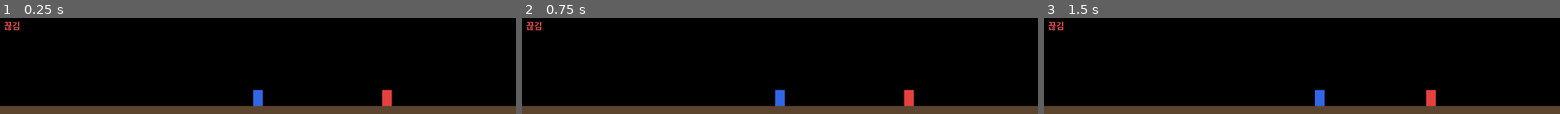
Above: before the commit, frames 1-3 (left to right).
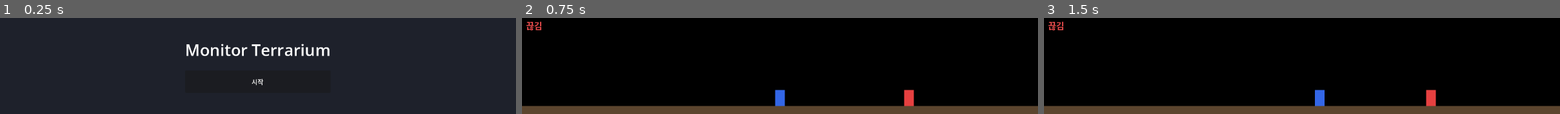
Above: after the commit, the same moments.

Repository: isjkms/Terrarium_Client
Game: Godot game, scene res://menu.tscn
Same seed, same stepped clock (60 frames per second), same inputs: the game is played once before the commit and once after it. Before the commit the project starts from res://main.tscn.
Inputs (mouse positions are in pixels of both pictures, inside the frame that each line leads up to):
- Up to frame 1 (0.25 s): no input
- Up to frame 2 (0.75 s): click (780, 81) at 0.5 s, where only the run after the commit has a clickable "시작"
- Up to frame 3 (1.5 s): tap Enter at 1.25 s; hold Right (ui_right) from 1.28 s (still down); tap T at 1.35 s

The runs differ from the first frame. In frame 1, 99% of the frame differs, in the area x 0-100%, y 0-100%; in frame 2, nothing differs; in frame 3, nothing differs.

Commit message:
[CL-024][feat] 메뉴/설정용 별도 레이아웃(씬) 분리
https://github.com/isjkms/Terrarium_Client/issues/23

Diff:
--- a/main.gd
+++ b/main.gd
@@ -48,8 +48,11 @@
 var _last_sent_floor_x := -1.0
 var _last_sent_facing := ""
 
+## CL-024: 게임 오버레이 창 크기 (project.godot viewport와 일치)
+const GAME_SIZE := Vector2i(1280, 240)
+
 func _ready() -> void:
-	_position_window_bottom()
+	_configure_game_window()
 
 	# CL-017 실험: 캐릭터/바닥 외 영역을 투명하게. project.godot의 transparent 설정과 함께 동작.
 	get_viewport().transparent_bg = true
@@ -57,6 +60,14 @@
 	var err := _ws.connect_to_url(WS_URL)
 	if err != OK:
 		push_error("[WS] 연결 시도 실패: %s" % error_string(err))
+
+func _configure_game_window() -> void:
+	# CL-024: 메뉴 씬에서 변경된 창 설정을 게임 오버레이용으로 되돌린다.
+	DisplayServer.window_set_size(GAME_SIZE)
+	DisplayServer.window_set_flag(DisplayServer.WINDOW_FLAG_TRANSPARENT, true)
+	DisplayServer.window_set_flag(DisplayServer.WINDOW_FLAG_BORDERLESS, true)
+	DisplayServer.window_set_flag(DisplayServer.WINDOW_FLAG_ALWAYS_ON_TOP, _always_on_top)
+	_position_window_bottom()
 
 func _position_window_bottom() -> void:
 	# CL-018: 주 모니터 하단(작업표시줄 제외 usable rect)에 가로 중앙으로 창 배치.
--- /dev/null
+++ b/menu.gd
@@ -0,0 +1,29 @@
+extends Control
+
+## CL-024: 메뉴/설정 화면. 게임 오버레이(1280×240, main.tscn)와 분리된 더 큰 창.
+## 앱 시작 시 이 씬이 먼저 뜨고, "시작"을 누르면 게임 오버레이 씬으로 전환한다.
+const MENU_SIZE := Vector2i(800, 500)
+
+func _ready() -> void:
+	_configure_menu_window()
+
+func _configure_menu_window() -> void:
+	# 게임 오버레이용 창 플래그(투명/borderless/항상위)를 일반 창으로 되돌린다.
+	# project.godot 기본값이 오버레이용이므로 메뉴 진입 시 명시적으로 해제한다.
+	get_viewport().transparent_bg = false
+	DisplayServer.window_set_flag(DisplayServer.WINDOW_FLAG_TRANSPARENT, false)
+	DisplayServer.window_set_flag(DisplayServer.WINDOW_FLAG_BORDERLESS, false)
+	DisplayServer.window_set_flag(DisplayServer.WINDOW_FLAG_ALWAYS_ON_TOP, false)
+	DisplayServer.window_set_size(MENU_SIZE)
+	_center_window()
+
+func _center_window() -> void:
+	var screen := DisplayServer.window_get_current_screen()
+	var usable := DisplayServer.screen_get_usable_rect(screen)
+	var win_size := DisplayServer.window_get_size()
+	var pos := usable.position + (usable.size - win_size) / 2
+	DisplayServer.window_set_position(pos)
+
+func _on_start_pressed() -> void:
+	# 게임 오버레이 씬으로 전환. 창 재설정은 main.gd가 담당한다.
+	get_tree().change_scene_to_file("res://main.tscn")
--- /dev/null
+++ b/menu.tscn
@@ -0,0 +1,40 @@
+[gd_scene format=3 uid="uid://cnal08c0udi1j"]
+
+[ext_resource type="Script" path="res://menu.gd" id="1_menu"]
+
+[node name="Menu" type="Control"]
+layout_mode = 3
+anchors_preset = 15
+anchor_right = 1.0
+anchor_bottom = 1.0
+script = ExtResource("1_menu")
+
+[node name="Background" type="ColorRect" parent="."]
+layout_mode = 1
+anchors_preset = 15
+anchor_right = 1.0
+anchor_bottom = 1.0
+color = Color(0.12, 0.13, 0.17, 1)
+
+[node name="Center" type="CenterContainer" parent="."]
+layout_mode = 1
+anchors_preset = 15
+anchor_right = 1.0
+anchor_bottom = 1.0
+
+[node name="VBox" type="VBoxContainer" parent="Center"]
+layout_mode = 2
+theme_override_constants/separation = 24
+
+[node name="Title" type="Label" parent="Center/VBox"]
+layout_mode = 2
+text = "Monitor Terrarium"
+horizontal_alignment = 1
+theme_override_font_sizes/font_size = 40
+
+[node name="StartButton" type="Button" parent="Center/VBox"]
+custom_minimum_size = Vector2(220, 56)
+layout_mode = 2
+text = "시작"
+
+[connection signal="pressed" from="Center/VBox/StartButton" to="." method="_on_start_pressed"]
--- a/project.godot
+++ b/project.godot
@@ -11,7 +11,7 @@
 [application]
 
 config/name="Monitor Terrarium"
-run/main_scene="res://main.tscn"
+run/main_scene="res://menu.tscn"
 config/features=PackedStringArray("4.6", "Forward Plus")
 config/icon="res://icon.svg"
 
Not shown, added: menu.gd.uid
